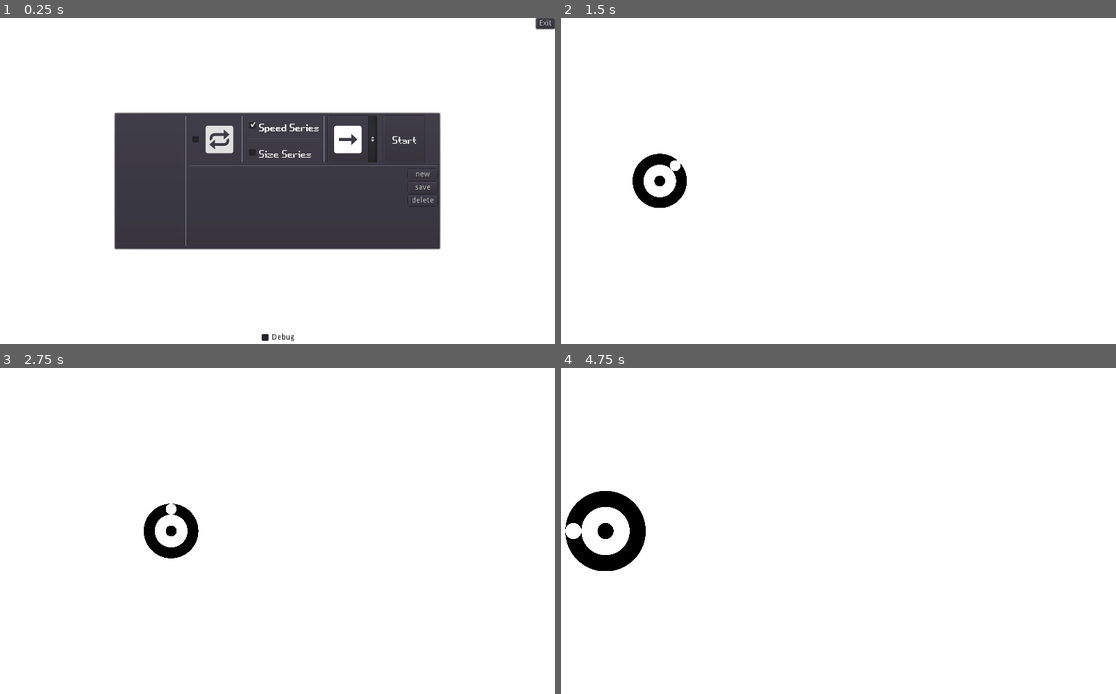
Above: before the commit, frames 1-4 (two rows, left to right).
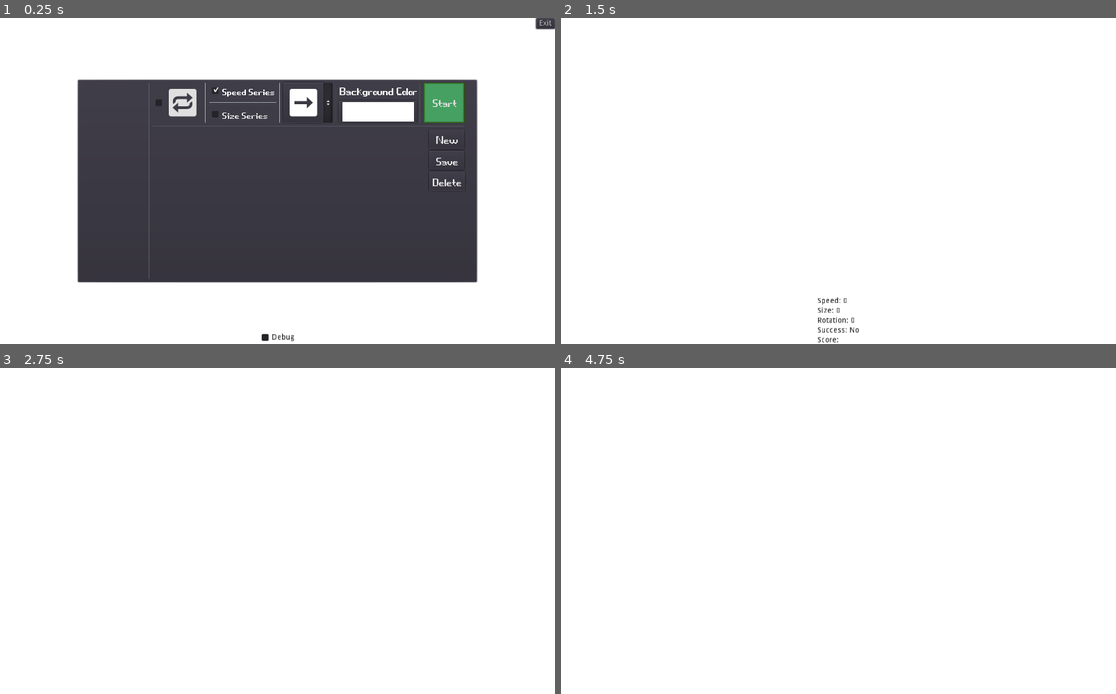
Above: after the commit, the same moments.

Repository: dieg666/TFG-DYNVA-measure
Game: Godot game, scene res://Main.tscn
Same seed, same stepped clock (60 frames per second), same inputs: the game is played once before the commit and once after it.
Inputs (mouse positions are in pixels of both pictures, inside the frame that each line leads up to):
- Up to frame 1 (0.25 s): no input
- Up to frame 2 (1.5 s): click "save" (after the commit: "Save") at 0.5 s; click "Start" at 1.25 s
- Up to frame 3 (2.75 s): tap Enter at 2 s; move the mouse to (399, 514) at 2.02 s; tap Keypad 6 (E) at 2.1 s; click (399, 514) at 2.17 s; tap Keypad 8 (N) at 2.3 s
- Up to frame 4 (4.75 s): move the mouse to (727, 547) at 2.77 s; tap Keypad 8 (N) at 2.85 s; click (727, 547) at 2.92 s; tap Keypad 4 (O) at 3.05, 3.6 s; move the mouse to (894, 459) at 3.52 s; click (894, 459) at 3.67 s; tap Keypad 2 (S) at 3.8, 4.35 s; move the mouse to (810, 596) at 4.27 s; click (810, 596) at 4.42 s; tap Keypad 6 (E) at 4.55 s

The runs differ from the first frame. In frame 1, 22% of the frame differs, in the area x 13-87%, y 18-82%; in frame 2, 1.1%; in frame 3, 0.8%; in frame 4, 1.8%.
Error after the commit: Invalid cast: could not convert value to 'Dictionary'. (res://Main.gd:25)

Commit message:
double colored bckgrnd, user can pick color

Diff:
--- a/Main.gd
+++ b/Main.gd
@@ -7,12 +7,22 @@
 
 # Called when the node enters the scene tree for the first time.
 func _ready():
+	var node_data
+	var color_data
 	var save_game = File.new()
-	if  save_game.file_exists("user://save.save"):
-		save_game.open("user://save.save", File.READ)
-		var node_data = parse_json(save_game.get_line())
-		$HUD.initialize(node_data as Dictionary)
+	if  save_game.file_exists("user://runs.save"):
+		save_game.open("user://runs.save", File.READ)
+		node_data = parse_json(save_game.get_line())
 		save_game.close()
+	save_game = File.new()
+	if  save_game.file_exists("user://color.save"):
+		save_game.open("user://color.save", File.READ)
+		color_data = save_game.get_line()
+		color_data = Color(color_data)
+		save_game.close()
+	else:
+		color_data = Color.white
+	$HUD.initialize(node_data as Dictionary, color_data as Color)
 	$DebugMode.hide()
 	screen_size = $Octo.get_viewport_rect().size
 	positions = [
@@ -36,7 +46,8 @@
 		Vector2(screen_size.x,-screen_size.y)
 		]
 
-func start_game(mode, list):
+func start_game(mode, _list):
+	$ColorRect.color = Color($HUD.get_background_color())
 	var index = int(mode[2])
 	var swing = int(mode[0])
 	run_mode = int(mode[1])
@@ -56,8 +67,12 @@
 func exit():
 	var dict = $HUD.getData()
 	var save_game = File.new()
-	save_game.open("user://save.save", File.WRITE)
+	save_game.open("user://runs.save", File.WRITE)
 	save_game.store_line(to_json(dict))
+	save_game.close()
+	save_game = File.new()
+	save_game.open("user://color.save", File.WRITE)
+	save_game.store_line($HUD.get_background_color())
 	save_game.close()
 	get_tree().quit()
 func _on_Octo_debug_update():
--- a/UI-Godot/HUD.gd
+++ b/UI-Godot/HUD.gd
@@ -9,8 +9,11 @@
 var mode = 0
 # Called when the node enters the scene tree for the first time.
 func _ready():
+	print ($PanelContainer/HBoxContainer/VBoxContainer/HBoxContainer/VBoxContainer2/ColorBackgroundButton.color)
 	$Save.hide()
 	pass # Replace with function body.
+func get_background_color():
+	return $PanelContainer/HBoxContainer/VBoxContainer/HBoxContainer/VBoxContainer2/ColorBackgroundButton.color.to_html()
 func _on_Start_pressed():
 	print(_get_mode())
 	emit_signal("start_game", _get_mode(), get_values($PanelContainer/HBoxContainer/VBoxContainer/HBoxContainer2/ScrollContainer/HBoxContainer.get_children()))
@@ -54,17 +57,16 @@
 			$PanelContainer/HBoxContainer/VBoxContainer/HBoxContainer2/ScrollContainer/HBoxContainer.remove_child(button)
 			renumerate_values($PanelContainer/HBoxContainer/VBoxContainer/HBoxContainer2/ScrollContainer/HBoxContainer.get_children())
 			return
-
 func getData():
 	return dict
-func change_to_mode(mode):
-	$PanelContainer/HBoxContainer/VBoxContainer/HBoxContainer/Button.pressed = '0' != mode[0]
-	$PanelContainer/HBoxContainer/VBoxContainer/HBoxContainer/VBoxContainer/CheckBox.pressed = '0' == mode[1]
-	$PanelContainer/HBoxContainer/VBoxContainer/HBoxContainer/VBoxContainer/CheckBox2.pressed = '0' != mode[1]
-	$PanelContainer/HBoxContainer/VBoxContainer/HBoxContainer/DirectionOptionButton.select(int(mode[2]))
-
-func initialize(d):
+func change_to_mode(encoded_mode):
+	$PanelContainer/HBoxContainer/VBoxContainer/HBoxContainer/Button.pressed = '0' != encoded_mode[0]
+	$PanelContainer/HBoxContainer/VBoxContainer/HBoxContainer/VBoxContainer/CheckBox.pressed = '0' == encoded_mode[1]
+	$PanelContainer/HBoxContainer/VBoxContainer/HBoxContainer/VBoxContainer/CheckBox2.pressed = '0' != encoded_mode[1]
+	$PanelContainer/HBoxContainer/VBoxContainer/HBoxContainer/DirectionOptionButton.select(int(encoded_mode[2]))
+func initialize(d, color):
 	delete_children($PanelContainer/HBoxContainer/VBoxContainer2/ScrollContainer/VBoxContainer)
+	$PanelContainer/HBoxContainer/VBoxContainer/HBoxContainer/VBoxContainer2/ColorBackgroundButton.color = color
 	dict = d
 	for item in d:
 		var buttons_pck = preload("res://UI-Godot/ButtonSave.tscn")
@@ -140,23 +142,21 @@
 		emit_signal("show_override")
 	else:
 		save(_get_mode(),value)
-
 func _on_Button4_pressed():
 	for item in $PanelContainer/HBoxContainer/VBoxContainer2/ScrollContainer/VBoxContainer.get_children():
 		if item.is_pressed():
-			dict.erase(item.text)
+			dict.erase(_get_key_from_dict(item.text))
 			$PanelContainer/HBoxContainer/VBoxContainer2/ScrollContainer/VBoxContainer.remove_child(item)
 			delete_children($PanelContainer/HBoxContainer/VBoxContainer/HBoxContainer2/ScrollContainer/HBoxContainer)
 			return
-func save(mode, value):
+func save(encoded_mode, value):
 	$PanelContainer.show()
 	$CheckBox.show()
 	$Save.hide()
-	var buttons_pck = preload("res://UI-Godot/ButtonSave.tscn")
 	# to do change access mode to dictionary
 	dict.erase(_get_key_from_dict(value))
-	dict[mode+value] = get_values($PanelContainer/HBoxContainer/VBoxContainer/HBoxContainer2/ScrollContainer/HBoxContainer.get_children())
-	initialize(dict)
+	dict[encoded_mode+value] = get_values($PanelContainer/HBoxContainer/VBoxContainer/HBoxContainer2/ScrollContainer/HBoxContainer.get_children())
+	initialize(dict, $PanelContainer/HBoxContainer/VBoxContainer/HBoxContainer/VBoxContainer2/ColorBackgroundButton.color)
 
 func _on_Save_override(choice):
 	if choice:
@@ -167,8 +167,8 @@
 		_save_test_pressed()
 
 func _get_mode():
-	var mode = ''
-	mode += str(int($PanelContainer/HBoxContainer/VBoxContainer/HBoxContainer/Button.pressed))
-	mode += str(int(!$PanelContainer/HBoxContainer/VBoxContainer/HBoxContainer/VBoxContainer/CheckBox.pressed))
-	mode += str(state)
-	return mode
+	var encoded_mode = ''
+	encoded_mode += str(int($PanelContainer/HBoxContainer/VBoxContainer/HBoxContainer/Button.pressed))
+	encoded_mode += str(int(!$PanelContainer/HBoxContainer/VBoxContainer/HBoxContainer/VBoxContainer/CheckBox.pressed))
+	encoded_mode += str(state)
+	return encoded_mode
--- a/UI-Godot/HUD.tscn
+++ b/UI-Godot/HUD.tscn
@@ -1,9 +1,11 @@
-[gd_scene load_steps=12 format=2]
+[gd_scene load_steps=18 format=2]
 
 [ext_resource path="res://UI-Godot/HUD.gd" type="Script" id=1]
-[ext_resource path="res://Art/Fonts/font.ttf" type="DynamicFontData" id=2]
+[ext_resource path="res://UI-Godot/buttonLeft.tres" type="DynamicFont" id=2]
 [ext_resource path="res://Art/Fonts/NotoEmoji-VariableFont_wght.ttf" type="DynamicFontData" id=3]
 [ext_resource path="res://UI-Godot/Save.tscn" type="PackedScene" id=4]
+[ext_resource path="res://Fonts/font.ttf" type="DynamicFontData" id=5]
+[ext_resource path="res://Art/Fonts/font.ttf" type="DynamicFontData" id=6]
 
 [sub_resource type="StyleBoxFlat" id=7]
 
@@ -13,10 +15,6 @@
 [sub_resource type="DynamicFont" id=9]
 size = 50
 font_data = ExtResource( 3 )
-
-[sub_resource type="DynamicFont" id=6]
-size = 50
-font_data = ExtResource( 2 )
 
 [sub_resource type="DynamicFont" id=4]
 font_data = ExtResource( 3 )
@@ -40,38 +38,76 @@
 size = 50
 font_data = ExtResource( 3 )
 
+[sub_resource type="DynamicFont" id=10]
+size = 50
+font_data = ExtResource( 5 )
+
+[sub_resource type="DynamicFont" id=14]
+size = 35
+font_data = ExtResource( 6 )
+
+[sub_resource type="DynamicFont" id=13]
+size = 49
+outline_color = Color( 0.278431, 0.278431, 0.278431, 1 )
+font_data = ExtResource( 6 )
+
+[sub_resource type="StyleBoxFlat" id=12]
+bg_color = Color( 0.138062, 0.304688, 0.189331, 1 )
+
+[sub_resource type="StyleBoxFlat" id=11]
+bg_color = Color( 0.27451, 0.631373, 0.384314, 1 )
+border_width_left = 3
+border_width_top = 3
+border_width_right = 3
+border_width_bottom = 3
+border_color = Color( 0.164706, 0.317647, 0.0156863, 1 )
+border_blend = true
+
 [node name="HUD" type="CanvasLayer"]
 script = ExtResource( 1 )
 __meta__ = {
 "_edit_horizontal_guides_": [ 271.0 ]
 }
 
+[node name="ColorRect" type="ColorRect" parent="."]
+anchor_left = 0.029
+anchor_top = -0.194
+anchor_right = 0.029
+anchor_bottom = -0.194
+margin_left = -30.696
+margin_top = 116.4
+margin_right = 994.304
+margin_bottom = 717.4
+size_flags_horizontal = 3
+size_flags_vertical = 3
+
 [node name="PanelContainer" type="PanelContainer" parent="."]
 anchor_left = 0.5
 anchor_top = 0.5
 anchor_right = 0.5
 anchor_bottom = 0.5
-margin_left = -301.5
-margin_top = -127.0
-margin_right = 301.5
-margin_bottom = 127.0
+margin_left = -369.5
+margin_top = -188.0
+margin_right = 369.5
+margin_bottom = 188.0
 theme = SubResource( 8 )
 
 [node name="HBoxContainer" type="HBoxContainer" parent="PanelContainer"]
 margin_left = 7.0
 margin_top = 7.0
-margin_right = 596.0
-margin_bottom = 247.0
+margin_right = 732.0
+margin_bottom = 369.0
 
 [node name="VBoxContainer2" type="VBoxContainer" parent="PanelContainer/HBoxContainer"]
 margin_right = 120.0
-margin_bottom = 240.0
+margin_bottom = 362.0
 rect_min_size = Vector2( 120, 0 )
 
 [node name="ScrollContainer" type="ScrollContainer" parent="PanelContainer/HBoxContainer/VBoxContainer2"]
 margin_right = 120.0
-margin_bottom = 240.0
-rect_min_size = Vector2( 120, 240 )
+margin_bottom = 362.0
+size_flags_horizontal = 3
+size_flags_vertical = 3
 scroll_horizontal_enabled = false
 
 [node name="VBoxContainer" type="VBoxContainer" parent="PanelContainer/HBoxContainer/VBoxContainer2/ScrollContainer"]
@@ -82,63 +118,63 @@
 [node name="VSeparator2" type="VSeparator" parent="PanelContainer/HBoxContainer"]
 margin_left = 124.0
 margin_right = 128.0
-margin_bottom = 240.0
+margin_bottom = 362.0
 rect_pivot_offset = Vector2( -794, -30 )
 
 [node name="VBoxContainer" type="VBoxContainer" parent="PanelContainer/HBoxContainer"]
 margin_left = 132.0
-margin_right = 589.0
-margin_bottom = 240.0
+margin_right = 725.0
+margin_bottom = 362.0
 
 [node name="HBoxContainer" type="HBoxContainer" parent="PanelContainer/HBoxContainer/VBoxContainer"]
-margin_right = 457.0
-margin_bottom = 86.0
+margin_right = 593.0
+margin_bottom = 76.0
 
 [node name="Button" type="CheckBox" parent="PanelContainer/HBoxContainer/VBoxContainer/HBoxContainer"]
 margin_right = 91.0
-margin_bottom = 86.0
+margin_bottom = 76.0
 custom_fonts/font = SubResource( 9 )
 text = "🔁"
 
 [node name="VSeparator" type="VSeparator" parent="PanelContainer/HBoxContainer/VBoxContainer/HBoxContainer"]
 margin_left = 95.0
 margin_right = 99.0
-margin_bottom = 86.0
+margin_bottom = 76.0
 
 [node name="VBoxContainer" type="VBoxContainer" parent="PanelContainer/HBoxContainer/VBoxContainer/HBoxContainer"]
 margin_left = 103.0
-margin_right = 256.0
-margin_bottom = 86.0
+margin_right = 229.0
+margin_bottom = 76.0
 
 [node name="CheckBox" type="CheckBox" parent="PanelContainer/HBoxContainer/VBoxContainer/HBoxContainer/VBoxContainer"]
-margin_right = 153.0
-margin_bottom = 37.0
-custom_fonts/font = SubResource( 6 )
+margin_right = 126.0
+margin_bottom = 32.0
+custom_fonts/font = ExtResource( 2 )
 pressed = true
 text = "Speed Series"
 
 [node name="HSeparator" type="HSeparator" parent="PanelContainer/HBoxContainer/VBoxContainer/HBoxContainer/VBoxContainer"]
-margin_top = 41.0
-margin_right = 153.0
-margin_bottom = 45.0
+margin_top = 36.0
+margin_right = 126.0
+margin_bottom = 40.0
 
 [node name="CheckBox2" type="CheckBox" parent="PanelContainer/HBoxContainer/VBoxContainer/HBoxContainer/VBoxContainer"]
-margin_top = 49.0
-margin_right = 153.0
-margin_bottom = 86.0
-custom_fonts/font = SubResource( 6 )
+margin_top = 44.0
+margin_right = 126.0
+margin_bottom = 76.0
+custom_fonts/font = ExtResource( 2 )
 text = "Size Series"
 
 [node name="VSeparator2" type="VSeparator" parent="PanelContainer/HBoxContainer/VBoxContainer/HBoxContainer"]
-margin_left = 260.0
-margin_right = 264.0
-margin_bottom = 86.0
+margin_left = 233.0
+margin_right = 237.0
+margin_bottom = 76.0
 rect_pivot_offset = Vector2( -794, -30 )
 
 [node name="DirectionOptionButton" type="OptionButton" parent="PanelContainer/HBoxContainer/VBoxContainer/HBoxContainer"]
-margin_left = 268.0
-margin_right = 358.0
-margin_bottom = 86.0
+margin_left = 241.0
+margin_right = 331.0
+margin_bottom = 76.0
 rect_min_size = Vector2( 50, 0 )
 theme = SubResource( 5 )
 custom_fonts/font = SubResource( 3 )
@@ -147,63 +183,95 @@
 selected = 0
 
 [node name="VSeparator3" type="VSeparator" parent="PanelContainer/HBoxContainer/VBoxContainer/HBoxContainer"]
-margin_left = 362.0
-margin_right = 366.0
-margin_bottom = 86.0
+margin_left = 335.0
+margin_right = 339.0
+margin_bottom = 76.0
+
+[node name="VBoxContainer2" type="VBoxContainer" parent="PanelContainer/HBoxContainer/VBoxContainer/HBoxContainer"]
+margin_left = 343.0
+margin_right = 506.0
+margin_bottom = 76.0
+
+[node name="Label" type="Label" parent="PanelContainer/HBoxContainer/VBoxContainer/HBoxContainer/VBoxContainer2"]
+margin_right = 163.0
+margin_bottom = 29.0
+custom_fonts/font = SubResource( 10 )
+text = "Background Color"
+
+[node name="ColorBackgroundButton" type="ColorPickerButton" parent="PanelContainer/HBoxContainer/VBoxContainer/HBoxContainer/VBoxContainer2"]
+margin_top = 33.0
+margin_right = 163.0
+margin_bottom = 76.0
+size_flags_horizontal = 3
+size_flags_vertical = 3
+custom_fonts/font = SubResource( 14 )
+text = "Background color"
+color = Color( 1, 1, 1, 1 )
+edit_alpha = false
+
+[node name="VSeparator4" type="VSeparator" parent="PanelContainer/HBoxContainer/VBoxContainer/HBoxContainer"]
+margin_left = 510.0
+margin_right = 514.0
+margin_bottom = 76.0
 
 [node name="Start" type="Button" parent="PanelContainer/HBoxContainer/VBoxContainer/HBoxContainer"]
-margin_left = 370.0
-margin_right = 445.0
-margin_bottom = 86.0
+margin_left = 518.0
+margin_right = 593.0
+margin_bottom = 76.0
 rect_min_size = Vector2( 75, 0 )
-custom_fonts/font = SubResource( 6 )
+custom_fonts/font = SubResource( 13 )
+custom_styles/hover = SubResource( 12 )
+custom_styles/normal = SubResource( 11 )
 text = "Start"
 icon_align = 1
 
 [node name="HSeparator" type="HSeparator" parent="PanelContainer/HBoxContainer/VBoxContainer"]
-margin_top = 90.0
-margin_right = 457.0
-margin_bottom = 94.0
+margin_top = 80.0
+margin_right = 593.0
+margin_bottom = 84.0
 
 [node name="HBoxContainer2" type="HBoxContainer" parent="PanelContainer/HBoxContainer/VBoxContainer"]
-margin_top = 98.0
-margin_right = 457.0
-margin_bottom = 166.0
+margin_top = 88.0
+margin_right = 593.0
+margin_bottom = 201.0
 
 [node name="ScrollContainer" type="ScrollContainer" parent="PanelContainer/HBoxContainer/VBoxContainer/HBoxContainer2"]
-margin_right = 400.0
-margin_bottom = 68.0
-rect_min_size = Vector2( 400, 50 )
+margin_right = 515.0
+margin_bottom = 113.0
+size_flags_horizontal = 3
 follow_focus = true
 scroll_vertical_enabled = false
 
 [node name="HBoxContainer" type="HBoxContainer" parent="PanelContainer/HBoxContainer/VBoxContainer/HBoxContainer2/ScrollContainer"]
-unique_name_in_owner = true
-margin_right = 400.0
-margin_bottom = 50.0
-rect_min_size = Vector2( 400, 50 )
+margin_right = 515.0
+margin_bottom = 113.0
+size_flags_horizontal = 3
+size_flags_vertical = 3
 
 [node name="VBoxContainer2" type="VBoxContainer" parent="PanelContainer/HBoxContainer/VBoxContainer/HBoxContainer2"]
-margin_left = 404.0
-margin_right = 457.0
-margin_bottom = 68.0
+margin_left = 519.0
+margin_right = 593.0
+margin_bottom = 113.0
 
 [node name="Button2" type="Button" parent="PanelContainer/HBoxContainer/VBoxContainer/HBoxContainer2/VBoxContainer2"]
-margin_right = 53.0
-margin_bottom = 20.0
-text = "new"
+margin_right = 74.0
+margin_bottom = 35.0
+custom_fonts/font = SubResource( 10 )
+text = "New"
 
 [node name="Button5" type="Button" parent="PanelContainer/HBoxContainer/VBoxContainer/HBoxContainer2/VBoxContainer2"]
-margin_top = 24.0
-margin_right = 53.0
-margin_bottom = 44.0
-text = "save"
+margin_top = 39.0
+margin_right = 74.0
+margin_bottom = 74.0
+custom_fonts/font = SubResource( 10 )
+text = "Save"
 
 [node name="Button4" type="Button" parent="PanelContainer/HBoxContainer/VBoxContainer/HBoxContainer2/VBoxContainer2"]
-margin_top = 48.0
-margin_right = 53.0
-margin_bottom = 68.0
-text = "delete"
+margin_top = 78.0
+margin_right = 74.0
+margin_bottom = 113.0
+custom_fonts/font = SubResource( 10 )
+text = "Delete"
 
 [node name="CheckBox" type="CheckBox" parent="."]
 anchor_left = 0.5
@@ -229,6 +297,7 @@
 text = "Exit"
 
 [node name="Save" parent="." instance=ExtResource( 4 )]
+visible = false
 
 [connection signal="show_override" from="." to="Save" method="_on_HUD_show_override"]
 [connection signal="toggled" from="PanelContainer/HBoxContainer/VBoxContainer/HBoxContainer/Button" to="." method="_on_Button_toggled"]
--- /dev/null
+++ b/UI-Godot/buttonLeft.tres
@@ -0,0 +1,7 @@
+[gd_resource type="DynamicFont" load_steps=2 format=2]
+
+[ext_resource path="res://Art/Fonts/font.ttf" type="DynamicFontData" id=1]
+
+[resource]
+size = 41
+font_data = ExtResource( 1 )
